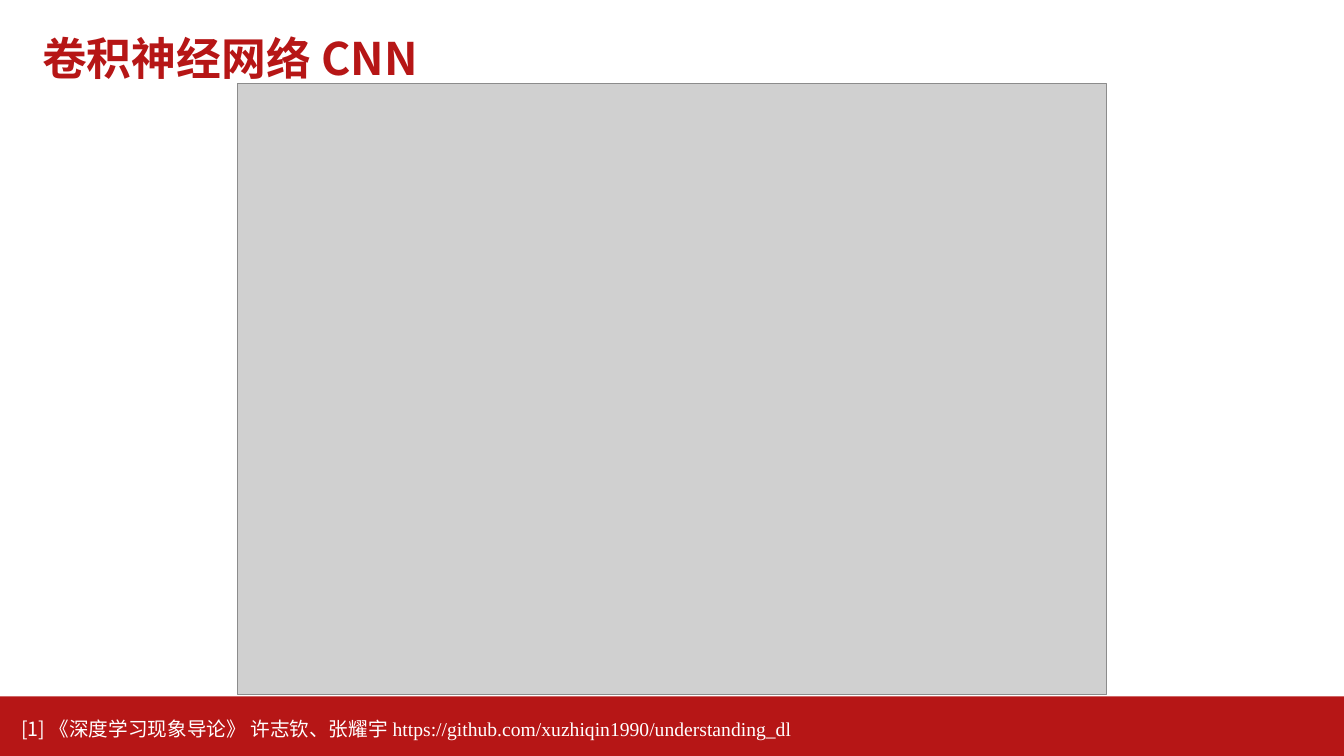
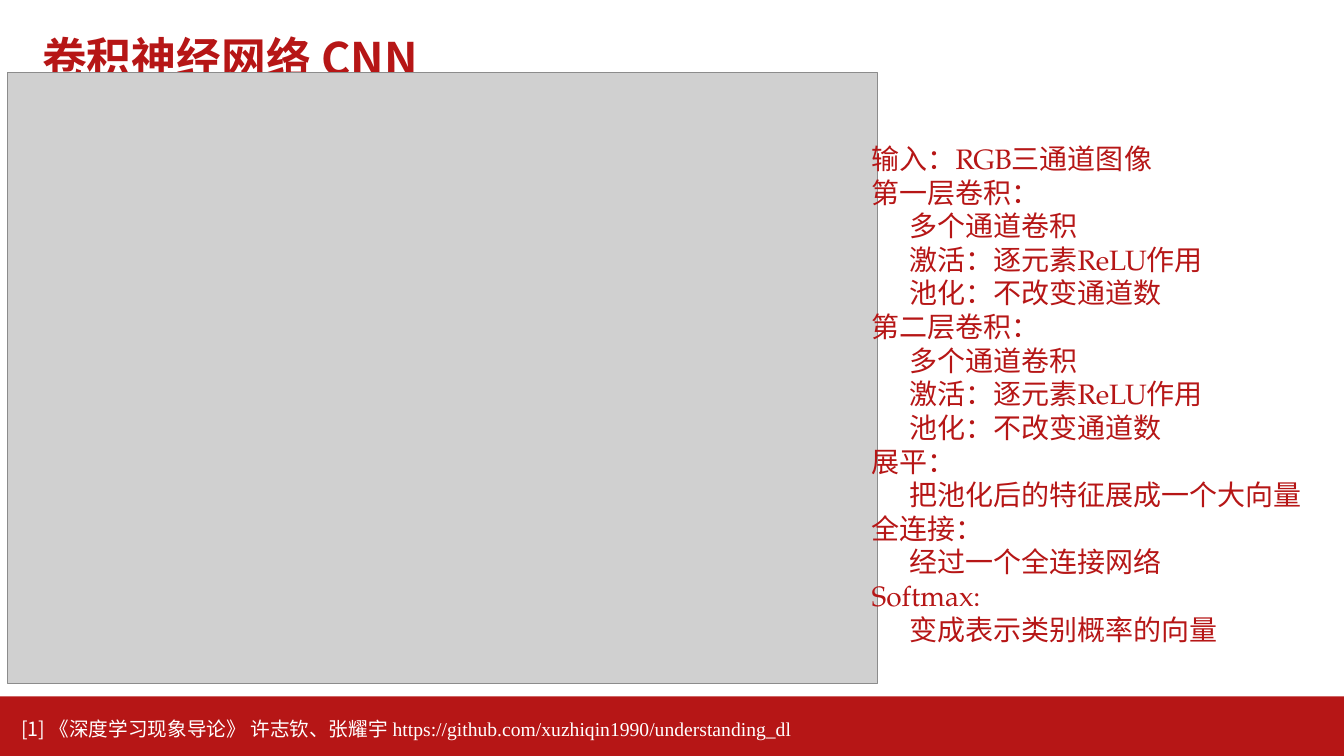
Before and after one commit to AI-Basic-Education/SJTU-Undergraduate-AI-basis, a slide deck: slide 20 of PPT/第13-14节-卷积网络.pptx. Drawn at 1344x756 pixels with LibreOffice and Linux fonts; fonts in the diff are those of the drawing; grey boxes stand for pictures; background and template pictures are left out. Boxes give left, top, right and bottom in pixels: in the first picture for what was removed or moved away, otherwise in the second. Text is boxed around its words. In the diff, an @@ line names an element or a change of style, - is before the commit and + after.

```diff
--- a/PPT/第13-14节-卷积网络.pptx
+++ b/PPT/第13-14节-卷积网络.pptx
@@ picture: place and size @@
-picture at (237,84,1107,695)
+picture at (8,73,878,684)
@@ text added at (872,141,1302,643), 20 pt, text #B61616 @@
+输入：RGB三通道图像
+第一层卷积：
+多个通道卷积
+激活：逐元素ReLU作用
+池化：不改变通道数
+第二层卷积：
+多个通道卷积
+激活：逐元素ReLU作用
+池化：不改变通道数
+展平：
+把池化后的特征展成一个大向量
+全连接：
+经过一个全连接网络
+Softmax:
+变成表示类别概率的向量
```
Also in this commit, not shown: 10 other slides changed, 2 slides added, 8 other files.
